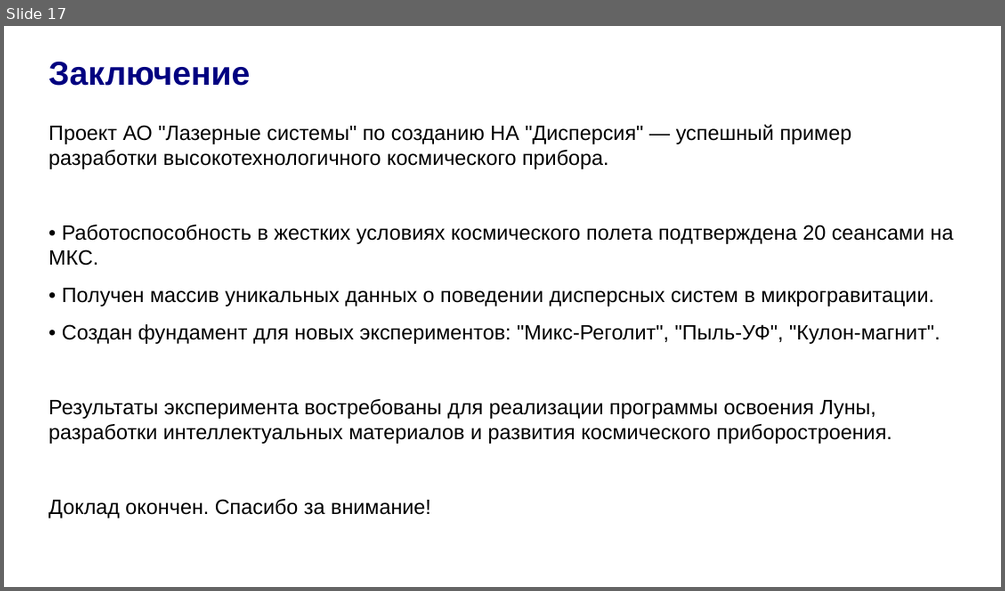
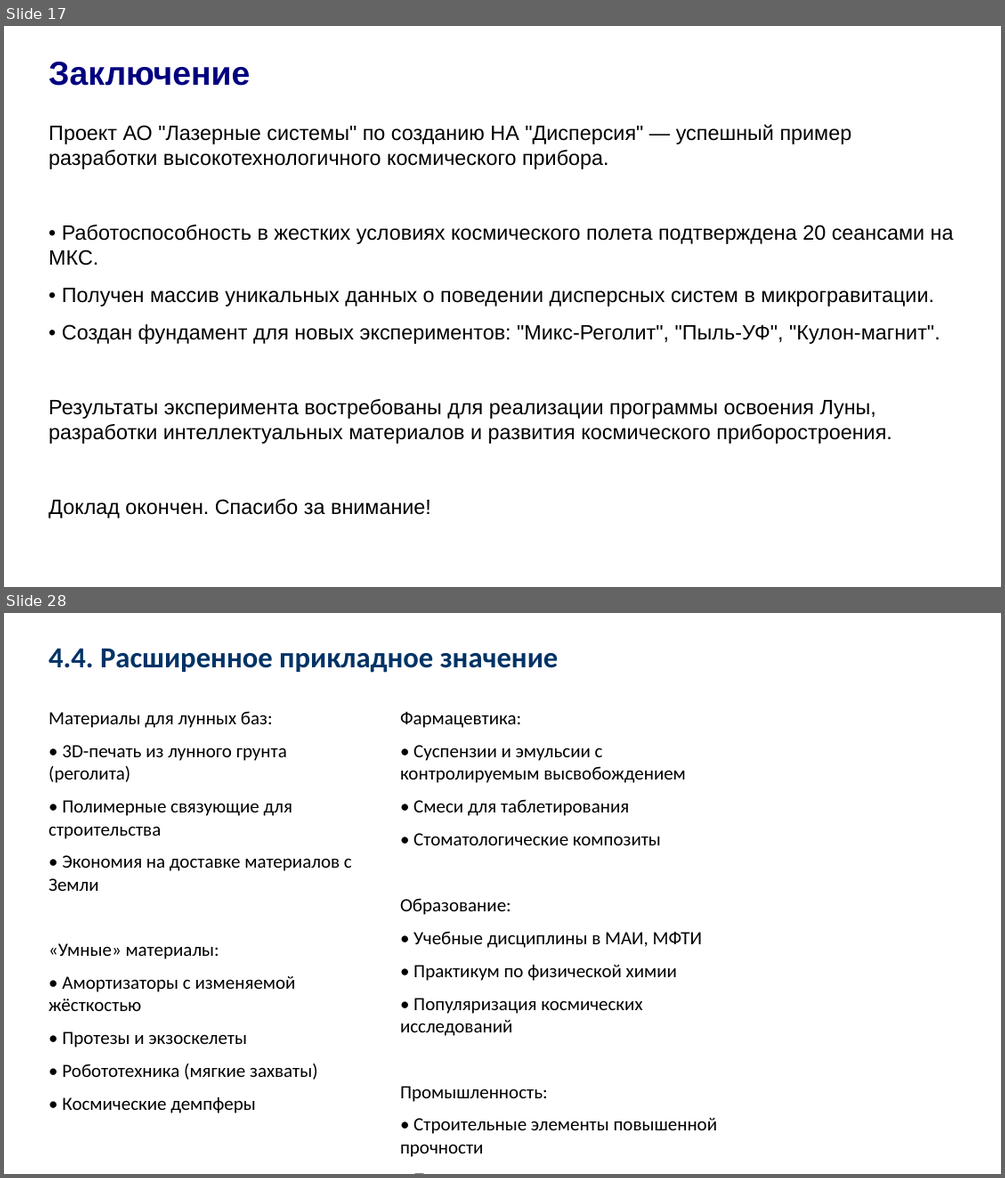
Before and after one commit to Evgeniy-makdak/Report_Project_Dispersion, a slide deck: Презентация_Дисперсия_Волков_Евгений.pptx. Shown one above the other, each under a label of ours: slide 17 before the commit, slides 17 and 28 after it; the slides between them are not shown. The pictures are 1005x591 and 1005x1178 pixels, drawn with LibreOffice and Linux fonts; fonts in the diff are those of the drawing. Boxes give left, top, right and bottom in pixels: in the first picture for what was removed or moved away, otherwise in the second. Text is boxed around its words. In the diff, an @@ line names an element or a change of style, - is before the commit and + after.

Commit message:
Дополнил доклад и презентацию: добавлены детали из исходных материалов (Микс-Реголит, Пыль-УФ, предыстория исследований, технические характеристики). Доклад переписан в стиле Фейнмана — живой разговорный язык без технических номеров. Презентация расширена с 17 до 29 слайдов с изображениями.

```diff
--- a/Презентация_Дисперсия_Волков_Евгений.pptx
+++ b/Презентация_Дисперсия_Волков_Евгений.pptx
@@ slide 28 added at bbox=[4, 613, 1001, 1174], background #FFFFFF @@
@@ text added at bbox=[48, 648, 558, 673], 28 pt, text #003366, bold @@
+4.4. Расширенное прикладное значение
@@ text added at bbox=[48, 711, 352, 1113], 18 pt, text #000000 @@
+Материалы для лунных баз:
+• 3D-печать из лунного грунта (реголита)
+• Полимерные связующие для строительства
+• Экономия на доставке материалов с Земли
+«Умные» материалы:
+• Амортизаторы с изменяемой жёсткостью
+• Протезы и экзоскелеты
+• Робототехника (мягкие захваты)
+• Космические демпферы
@@ text added at bbox=[400, 712, 718, 1157], 18 pt, text #000000 @@
+Фармацевтика:
+• Суспензии и эмульсии с контролируемым высвобождением
+• Смеси для таблетирования
+• Стоматологические композиты
+Образование:
+• Учебные дисциплины в МАИ, МФТИ
+• Практикум по физической химии
+• Популяризация космических исследований
+Промышленность:
+• Строительные элементы повышенной прочности
+• Порошковая металлургия
+• Высоконаполненные полимерные композиты
```
Also in this commit, not shown: 11 other slides added, 1 other file.
